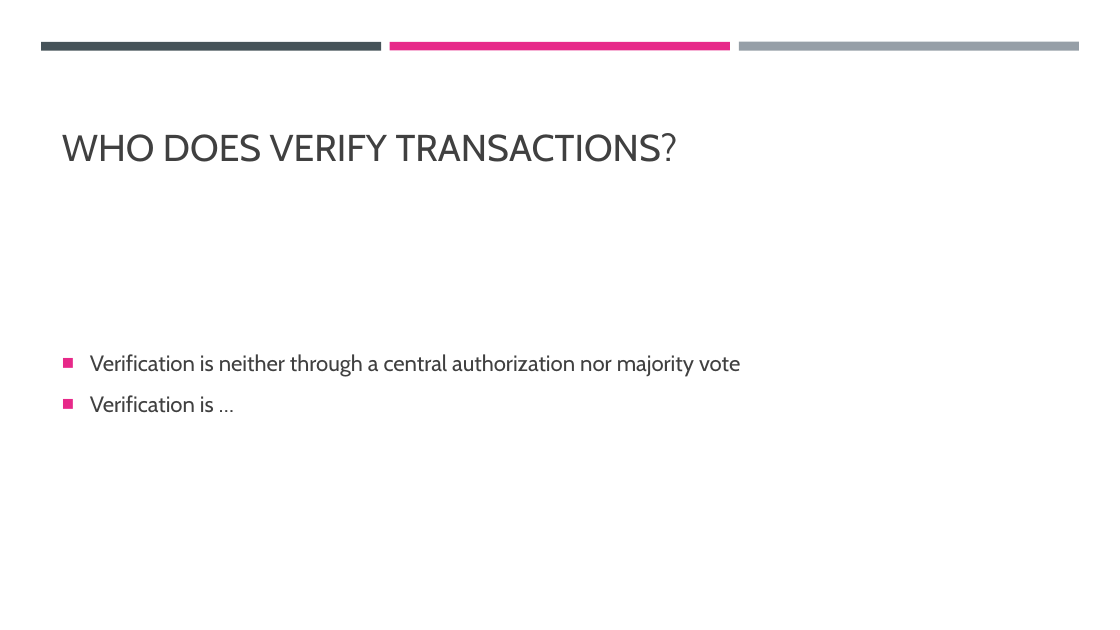
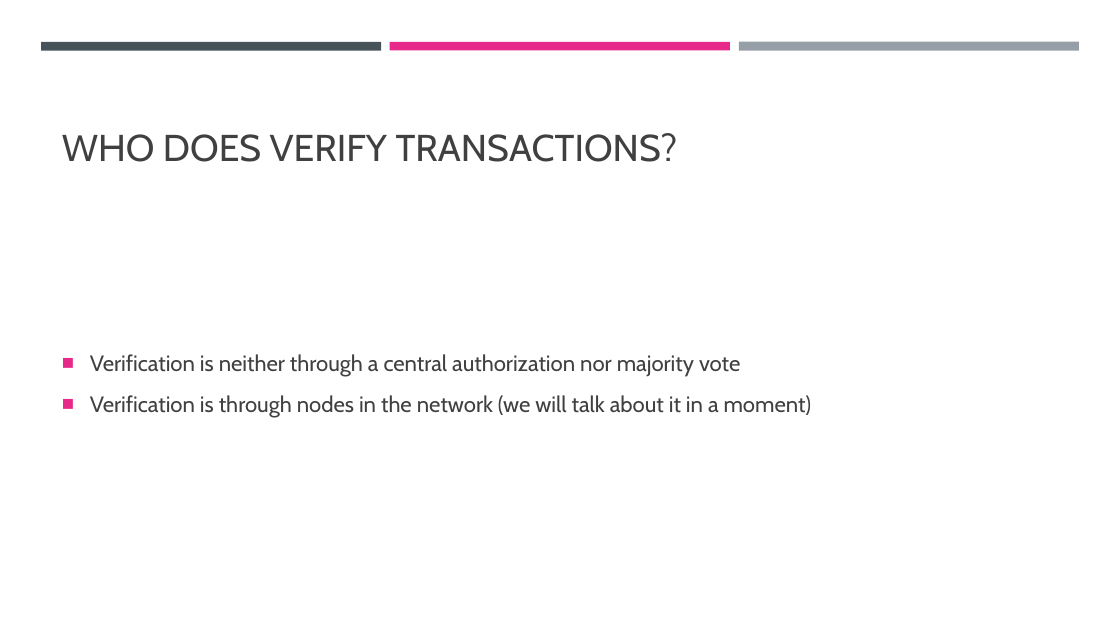
Before and after one commit to cyoni/bitcoin, a slide deck: slide 11 of bitcoin.pptx. Drawn at 1120x630 pixels with LibreOffice and Linux fonts; fonts in the diff are those of the drawing. Boxes give left, top, right and bottom in pixels: in the first picture for what was removed or moved away, otherwise in the second. Text is boxed around its words. In the diff, an @@ line names an element or a change of style, - is before the commit and + after.

```diff
--- a/bitcoin.pptx
+++ b/bitcoin.pptx
@@ text at (90, 395, 812, 418): text changed @@
-■ Verification is …
+■ Verification is through nodes in the network (we will talk about it in a moment)
```
Also in this commit, not shown: 1 other slide changed.
